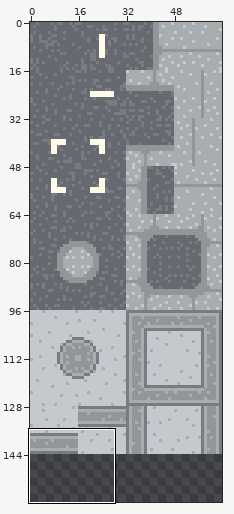
One commit to this sprite sheet: Sprites/tiles/city_streets.png. The picture above shows the old version from afar; the outline marks the close-up.
Close-up. First the earlier version:
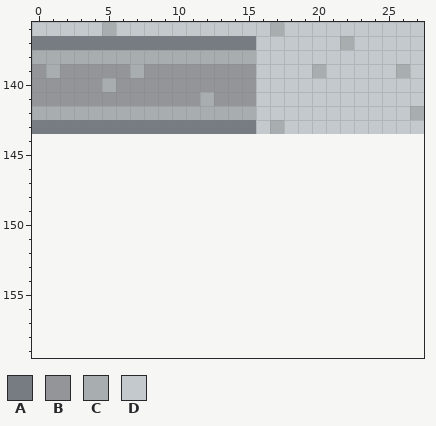
The file is 64x144 pixels. Shown: x 0..27, y 136..159. The old version is drawn lined up with the new one, on the new canvas.
Palette (. is transparent): A #777b82  B #939599  C #a8adb0  D #c3c9cc
Pixels before, first column x 0:
136 DDDDDCDDDDDDDDDDDCDDDDDDDDDD
137 AAAAAAAAAAAAAAAADDDDDDCDDDDD
138 CCCCCCCCCCCCCCCCDDDDDDDDDDDD
139 BCBBBBBCBBBBBBBBDDDDCDDDDDCD
140 BBBBBCBBBBBBBBBBDDDDDDDDDDDD
141 BBBBBBBBBBBBCBBBDDDDDDDDDDDD
142 CCCCCCCCCCCCCCCCDDDDDDDDDDDC
143 AAAAAAAAAAAAAAAADCDDDDDDDDDD
After:
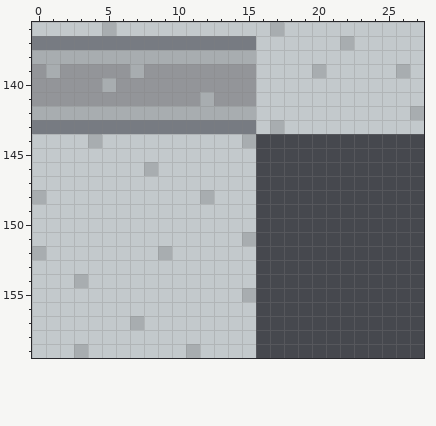
Difference:
canvas 64x144 -> 64x160
y 144: x 0..15 ................ -> DDDDCDDDDDDDDDDC
y 145: x 0..15 ................ -> DDDDDDDDDDDDDDDD
y 146: x 0..15 ................ -> DDDDDDDDCDDDDDDD
y 147: x 0..15 ................ -> DDDDDDDDDDDDDDDD
y 148: x 0..15 ................ -> CDDDDDDDDDDDCDDD
y 149..150: x 0..15 ................ -> DDDDDDDDDDDDDDDD
y 151: x 0..15 ................ -> DDDDDDDDDDDDDDDC
y 152: x 0..15 ................ -> CDDDDDDDDCDDDDDD
y 153: x 0..15 ................ -> DDDDDDDDDDDDDDDD
y 154: x 0..15 ................ -> DDDCDDDDDDDDDDDD
y 155: x 0..15 ................ -> DDDDDDDDDDDDDDDC
y 156: x 0..15 ................ -> DDDDDDDDDDDDDDDD
y 157: x 0..15 ................ -> DDDDDDDCDDDDDDDD
y 158: x 0..15 ................ -> DDDDDDDDDDDDDDDD
y 159: x 0..15 ................ -> DDDCDDDDDDDCDDDD
